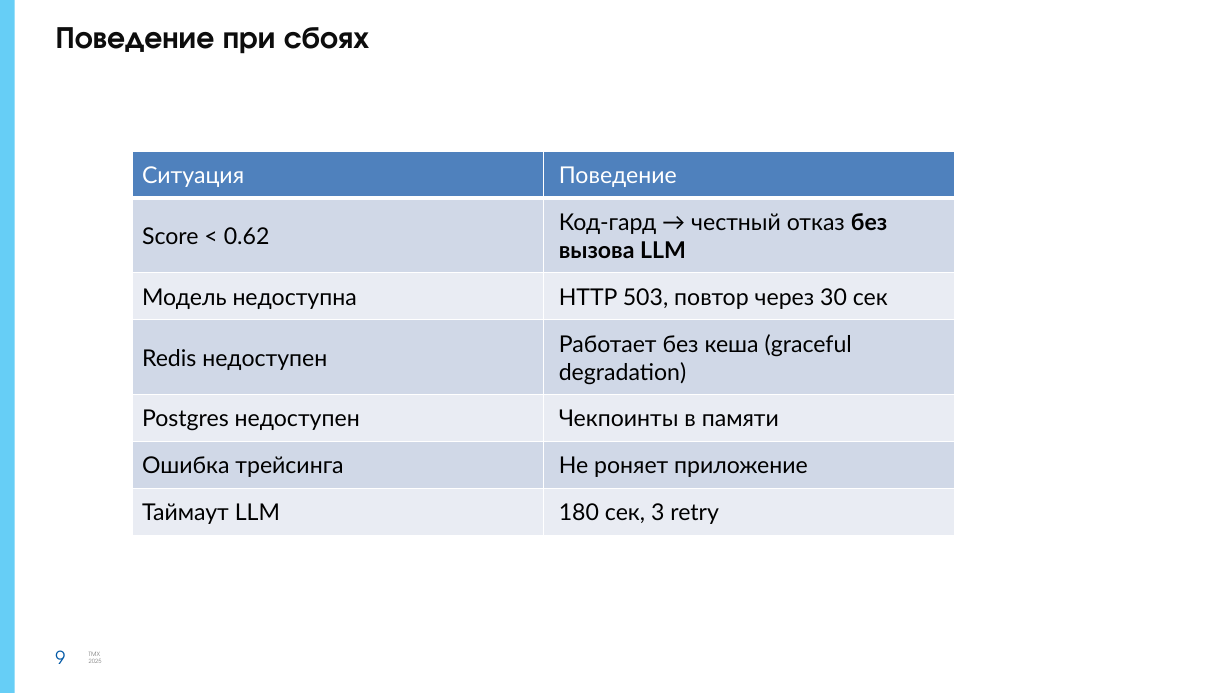
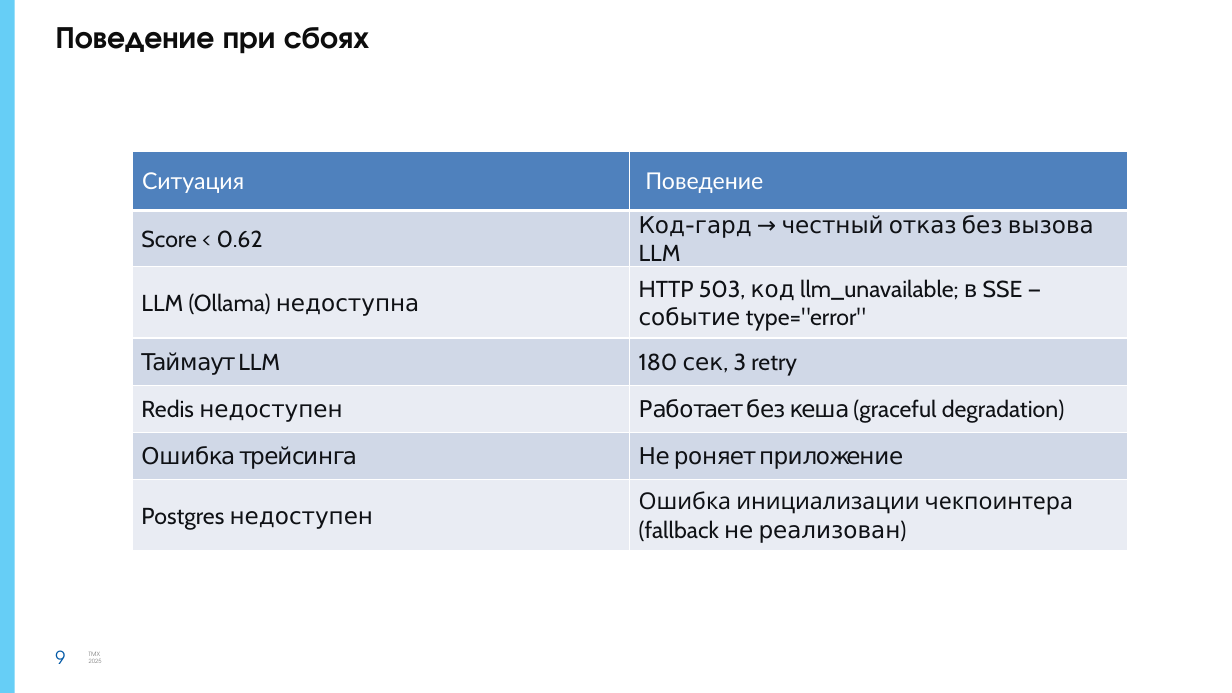
Before and after one commit to ssdanilenko-glitch/II_assistant_final, a slide deck: slide 9 of docs/presentation.pptx. Drawn at 1232x693 pixels with LibreOffice and Linux fonts; fonts in the diff are those of the drawing; background and template pictures are left out. Boxes give left, top, right and bottom in pixels: in the first picture for what was removed or moved away, otherwise in the second. Text is boxed around its words. In the diff, an @@ line names an element or a change of style, - is before the commit and + after.

```diff
--- a/docs/presentation.pptx
+++ b/docs/presentation.pptx
@@ table at (133,152,1128,547) @@
-row 3: Модель недоступна | HTTP 503, повтор через 30 сек
+row 3: LLM (Ollama) недоступна | HTTP 503, код llm_unavailable; в SSE — событие type="error"
+row 4: Таймаут LLM | 180 сек, 3 retry
-row 5: Postgres недоступен | Чекпоинты в памяти
-row 7, column 1: Таймаут LLM
+row 7, column 1: Postgres недоступен
-row 7, column 2: 180 сек, 3 retry
+row 7, column 2: Ошибка инициализации чекпоинтера (fallback не реализован)
@@ font Lato to Cabin, text colour #000000 to #0F1115 in "Score < 0.62", "Код-гард → честный отказ без вызова LLM", "Ошибка трейсинга", "Не роняет приложение" @@
@@ bold off in "без вызова LLM" @@
@@ table: place and size @@
-table at (133,152,954,536)
+table at (133,152,1128,547)
```
Also in this commit, not shown: 9 other slides changed, 1 slide added, 1 slide removed, 37 other files.
